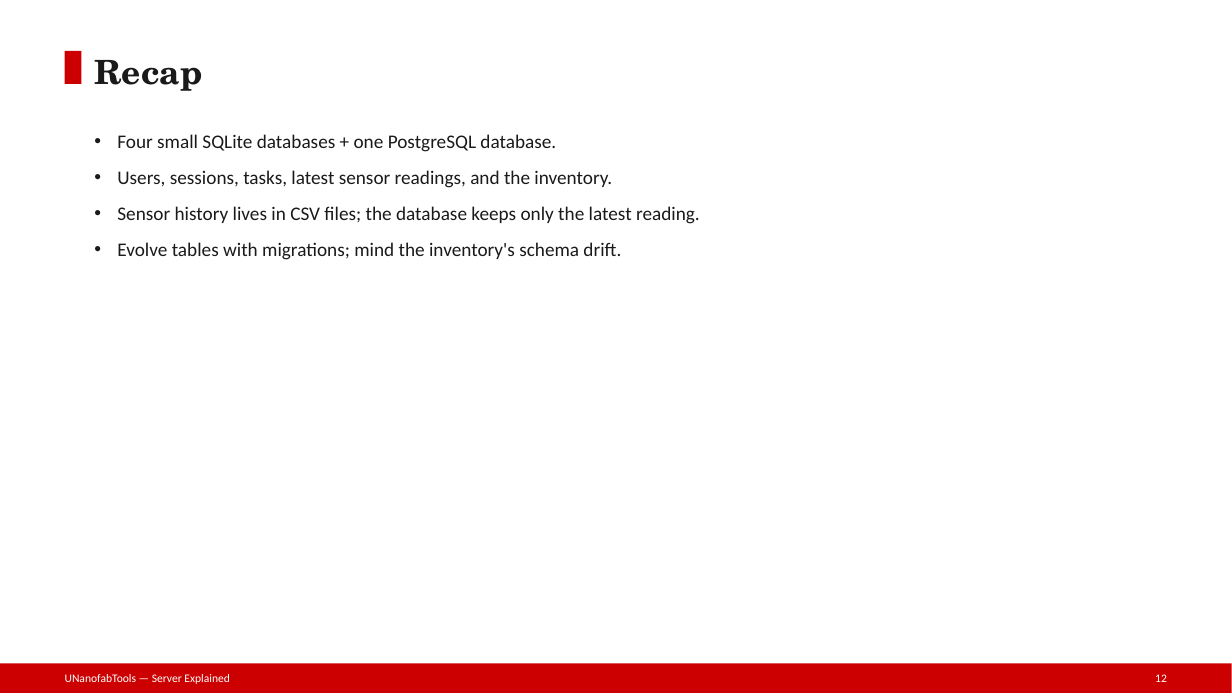
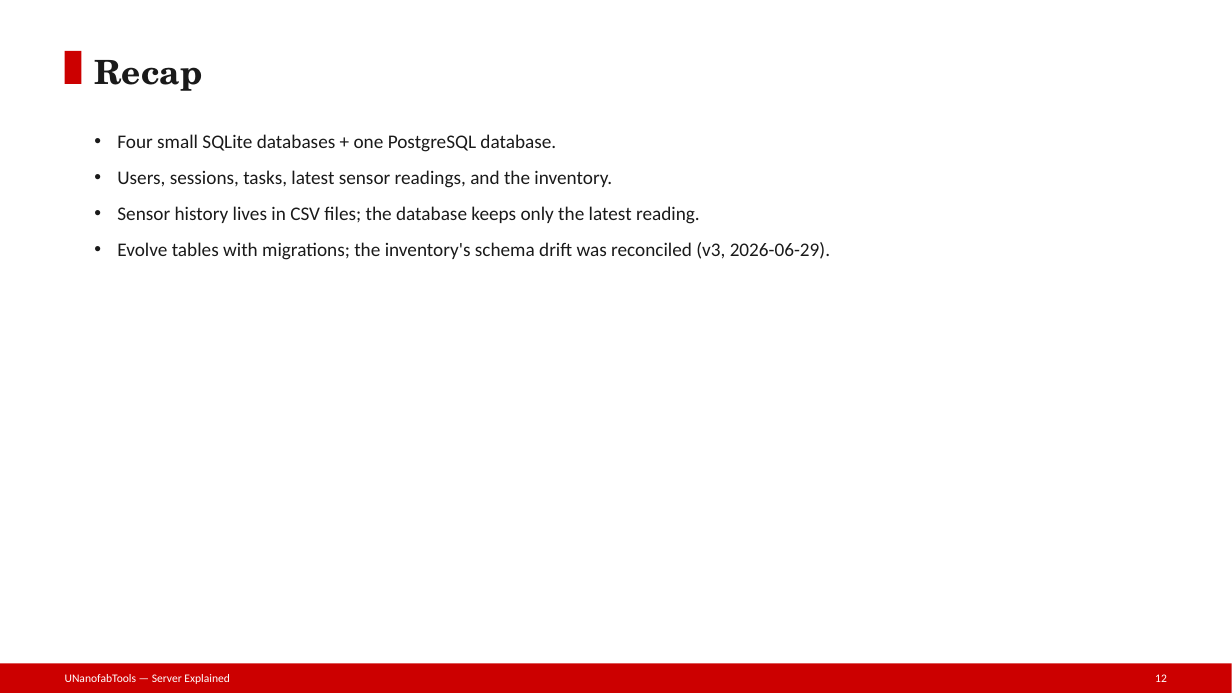
Before and after one commit to phelanhobbs/nanofab-documentation, a slide deck: slide 12 of presentation/UNanofabTools/flaskserver/slides/10-Database-Models.pptx. Drawn at 1232x693 pixels with LibreOffice and Linux fonts; fonts in the diff are those of the drawing. Boxes give left, top, right and bottom in pixels: in the first picture for what was removed or moved away, otherwise in the second. Text is boxed around its words. In the diff, an @@ line names an element or a change of style, - is before the commit and + after.

Commit message:
docs: chem schema drift reconciled — chem_schema_migration_v3.sql + init_chem_db applies v1->v2->v3 (commit 313e495)

```diff
--- a/presentation/UNanofabTools/flaskserver/slides/10-Database-Models.pptx
+++ b/presentation/UNanofabTools/flaskserver/slides/10-Database-Models.pptx
@@ text at (117, 242, 830, 260): text changed @@
-• Evolve tables with migrations; mind the inventory's schema drift.
+• Evolve tables with migrations; the inventory's schema drift was reconciled (v3, 2026-06-29).
```
Also in this commit, not shown: 1 other slide changed, 49 other files.
